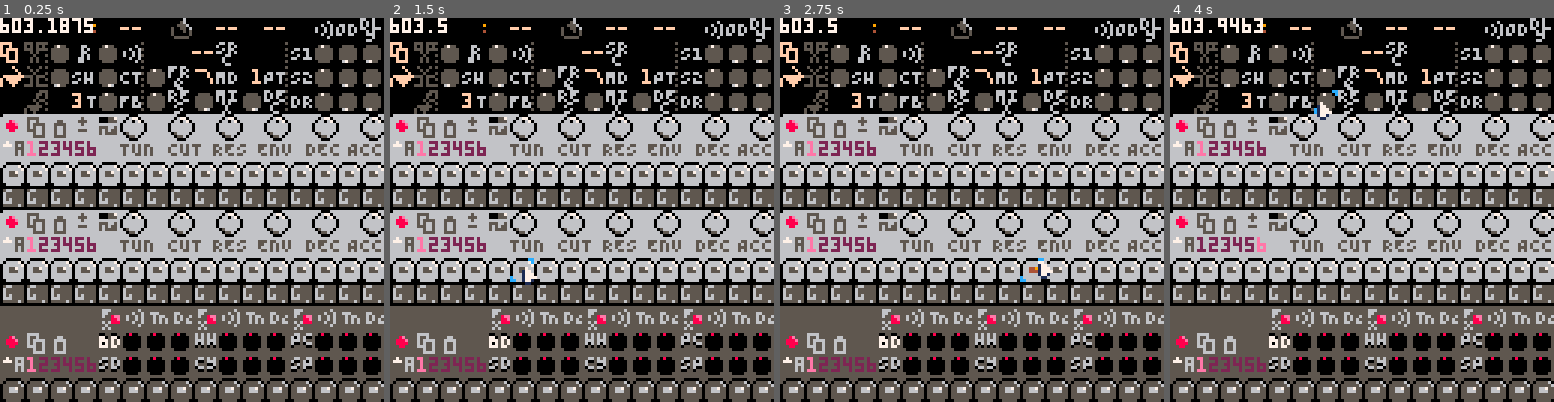
Above: before the commit, frames 1-4 (left to right).
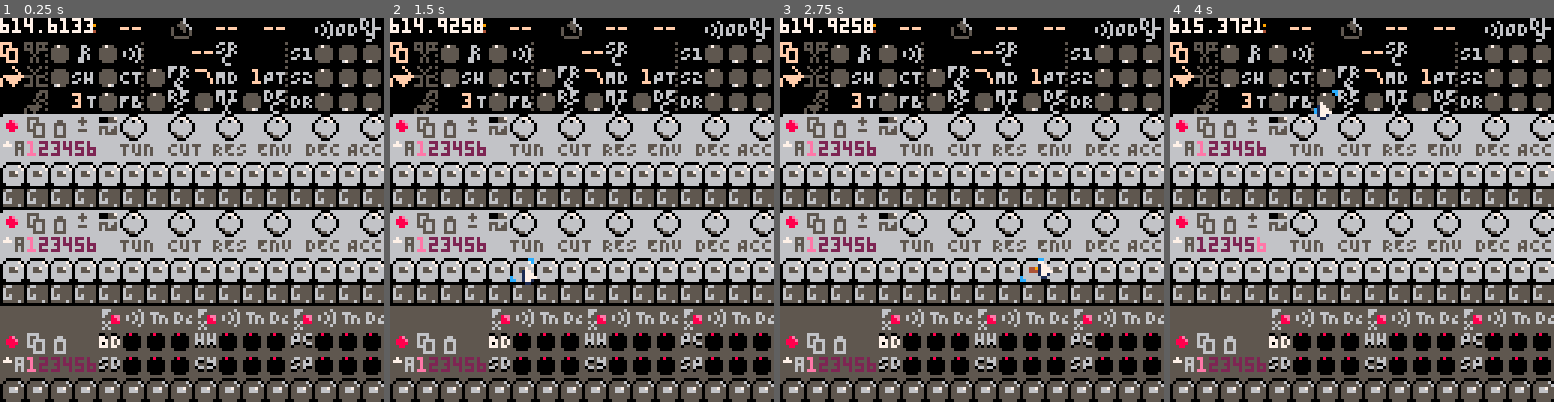
Above: after the commit, the same moments.

Repository: luchak/rp8
Game: PICO-8 cartridge pb-0x.p8
Two runs of this game, one before a commit and one after it. Both use one fixed random seed, a clock stepped at 60 frames per second and the inputs below.
Inputs (mouse positions are in pixels of both pictures, inside the frame that each line leads up to):
- Up to frame 1 (0.25 s): no input
- Up to frame 2 (1.5 s): tap O (Z key) at 0.33, 0.7, 1.43 s; click (459, 121) at 0.67 s; tap X (X key) at 1.07 s; click (520, 267) at 1.22 s
- Up to frame 3 (2.75 s): click (975, 114) at 1.77 s; tap X (X key) at 2.07, 2.4, 2.73 s; tap O (Z key) at 2.22 s; click (1037, 259) at 2.32 s
- Up to frame 4 (4 s): click (1492, 106) at 2.87 s; tap X (X key) at 3.07, 3.4, 3.73 s; tap O (Z key) at 3.1, 3.98 s; click (1254, 256) at 3.42 s; click (1315, 102) at 3.97 s

The runs differ from the first frame. In frame 1, 0.2% of the frame differs, in the area x 3-25%, y 0-4%; in frame 2, 0.3%; in frame 3, 0.3%; in frame 4, 0.2%.

Commit message:
Port drum machine UI init

Diff:
--- a/pb-0x.p8
+++ b/pb-0x.p8
@@ -1221,7 +1221,7 @@
  (
   (let xp (* (+ $i -1) 8)),
   ($add_to_ui ($pbl_note_btn_new $xp (+ $yp 24) $key $i)),
-  ($add_to_ui ($step_btn_new $xp (+ $yp 16) $key $i (vals 16 17 33 18 34 32))),
+  ($add_to_ui ($step_btn_new $xp (+ $yp 16) $key $i (' (16 17 33 18 34 32)))),
  )
 ))
 (let tb ($momentary_new 24 $yp 26
@@ -1249,7 +1249,7 @@
  )
 )
 ($add_to_ui
- ($spin_btn_new 0 (+ $yp 8) (vals 162 163 164 165) "bank select"
+ ($spin_btn_new 0 (+ $yp 8) (' (162 163 164 165)) "bank select"
   ($state_make_get_set (cat $key _bank))
  )
 )
@@ -1258,14 +1258,14 @@
   ($pat_btn_new (+ (* $i 4) 5) (+ $yp 8) $key 6 $i 2 14 8 6)
  )
 ))
-($foreach (vals
+($foreach (' (
  {x=40,o=6,tt="tune"}
  {x=56,o=7,tt="filter cutoff"}
  {x=72,o=8,tt="filter resonance"}
  {x=88,o=9,tt="filter env amount"}
  {x=104,o=10,tt="filter env decay"}
  {x=120,o=11,tt="accent depth"}
- )
+ ))
  (fn (d) ($add_to_ui
   ($dial_new (@ $d x) $yp 43 21 (+ $base_idx (@ $d o)) (@ $d tt))
  ))
@@ -1276,58 +1276,52 @@
 ($map 0 4 0 $yp 16 2)
 ))]]
 
-function pirc_ui_init(add_to_ui)
- for k,d in pairs(parse[[{
-  bd={x=32,y=104,s=150,b=38,tt="bass drum"},
-  sd={x=32,y=112,s=152,b=41,tt="snare drum"},
-  hh={x=64,y=104,s=154,b=44,tt="hihat"},
-  cy={x=64,y=112,s=156,b=47,tt="cymbal"},
-  pc={x=96,y=104,s=158,b=50,tt="percussion"},
-  sp={x=96,y=112,s=174,b=53,tt="sample"}
- }]]) do
-  add_to_ui(
-   radio_btn_new(d.x,d.y,k,d.s,d.s+1,d.tt,state_make_get_set'drum_sel')
+pirc_ui_init=eval[[(fn (add_to_ui) (
+(for 1 16 (fn (i) ($add_to_ui
+ ($step_btn_new (* (+ $i -1) 8) 120 dr $i (' (19 20 36 35)))
+)))
+($foreach
+ (' (
+  {k=bd,x=32,y=104,s=150,b=38,tt="bass drum"}
+  {k=sd,x=32,y=112,s=152,b=41,tt="snare drum"}
+  {k=hh,x=64,y=104,s=154,b=44,tt=hihat}
+  {k=cy,x=64,y=112,s=156,b=47,tt=cymbal}
+  {k=pc,x=96,y=104,s=158,b=50,tt=percussion}
+  {k=sp,x=96,y=112,s=174,b=53,tt=sample}
+ ))
+ (fn (d) (
+  ($add_to_ui ($radio_btn_new (@ $d x) (@ $d y) (@ $d k) (@ $d s) (+ 1 (@ $d s)) (@ $d tt) ($state_make_get_set drum_sel)))
+  ($foreach
+   (' ({x=8,o=2,tt=level} {x=16,o=0,tt=tune} {x=24,o=1,tt=decay}))
+   (fn (c) ($add_to_ui
+    ($dial_new (+ (@ $d x) (@ $c x)) (@ $d y) 112 16 (+ (@ $d b) (@ $c o)) (cat (cat (@ $d k) " ") (@ $c tt)))
+   ))
   )
-  -- lev,tun,dec
-  for dial in all(parse[[({x=8,o=2,tt="level"},{x=16,o=0,tt="tune"},{x=24,o=1,tt="decay"})]]) do
-   add_to_ui(
-    dial_new(d.x+dial.x,d.y,112,16,d.b+dial.o,k..' '..dial.tt)
-   )
-  end
- end
-
- for fx in all(parse[[({x=32,b=0,tt="bd/sd "},{x=64,b=1,tt="hh/cy "},{x=96,b=2,tt="pc/sp "})]]) do
-  add_to_ui(
-   toggle_new(fx.x,96,170,171,fx.tt..'fx bypass',state_make_get_set_param_bool(37,fx.b))
-  )
- end
-
- add_to_ui(
-  momentary_new(8,104,11,function(state,b)
-   copy_buf_pirc=copy(state.pat_seqs['dr'])
-  end, 'copy pattern')
- )
- add_to_ui(
-  momentary_new(16,104,10,function(state,b)
-   merge(state.pat_seqs['dr'],copy_buf_pirc)
-  end, 'paste pattern')
- )
-
- add_to_ui(
-  toggle_new(0,104,188,189,'active',state_make_get_set_param_bool(34))
- )
-
- add_to_ui(
-  spin_btn_new(0,112,split'166,167,168,169','bank select',state_make_get_set('dr_bank'))
- )
- for i=1,6 do
-  add_to_ui(
-   pat_btn_new(5+i*4,112,'dr',6,i,unpack_split'2,14,8,5')
-  )
- end
-
- map(unpack_split'0,8,0,96,16,4')
-end
+ ))
+)
+($foreach
+ (' ({x=32,b=0,tt="bd/sd "} {x=64,b=1,tt="hh/cy "} {x=96,b=2,tt="pc/sp "}))
+ (fn (c) ($add_to_ui ($toggle_new
+  (@ $c x) 96 170 171 (cat (@ $c tt) "fx bypass") ($state_make_get_set_param_bool 37 (@ $c b))
+ )))
+)
+($add_to_ui ($momentary_new
+ 8 104 11 (fn (state b) (set copy_buf_pirc ($copy (@ $state pat_seqs dr)))) "copy pattern"
+))
+($add_to_ui ($momentary_new
+ 16 104 10 (fn (state b) ($merge (@ $state pat_seqs dr) $copy_buf_pirc)) "paste pattern"
+))
+($add_to_ui ($toggle_new
+ 0 104 188 189 active ($state_make_get_set_param_bool 34)
+))
+($add_to_ui ($spin_btn_new
+ 0 112 (' (166 167 168 169)) "bank select" ($state_make_get_set dr_bank)
+))
+(for 1 6 (fn (i) ($add_to_ui
+ ($pat_btn_new (+ 5 (* $i 4)) 112 dr 6 $i 2 14 8 5)
+)))
+($map 0 8 0 96 16 4)
+))]]
 
 function header_ui_init(add_to_ui)
  local function hdial(x,y,idx,tt)
--- a/testscript.p8
+++ b/testscript.p8
@@ -17,7 +17,7 @@
 print('q'..dbl(dbl(3)))
 print('r'..eval('($dbl,3)'))
 px=eval('(fn,(str),($print,$str))')
-eval[[($foreach (' q r x) $print)]]
+eval[[($foreach (' (q r x)) $print)]]
 --foreach(parse('(q,r,x)'), print)
 tbl={a=5,b=7}
 hm=eval('(@,$tbl,b)')
--- a/utils.lua
+++ b/utils.lua
@@ -181,11 +181,7 @@
   local cmd,a1,a2,a3=unpack(node)
   cmd=_eval_node(cmd)
 
-  if cmd=='vals' then
-   node=copy(node)
-   deli(node,1)
-   return node
-  elseif cmd=='\'' then
+  if cmd=='\'' then
    return a1
   elseif cmd=='if' then
    if (_eval_node(a1)) return _eval_node(a2) else return _eval_node(a3)
@@ -211,8 +207,6 @@
 
   if type(cmd)=='function' then
    return cmd(unpack(ev_node))
-  elseif cmd=='tab' then
-   return ev_node
   end
 
   a1,a2,a3=unpack(ev_node)
@@ -225,13 +219,11 @@
   elseif cmd=='eq' then
    return a1==a2
   elseif cmd=='not' then
-   log('not',a1)
    return not a1
   elseif cmd=='cat' then
    return a1..a2
   elseif cmd=='@' then
-   local r=a1[a2]
-   if (a3) return r[a3] else return r
+   if (a3) return a1[a2][a3] else return a1[a2]
   elseif cmd=='@=' then
    a1[a2]=a3
   elseif cmd=='for' then
